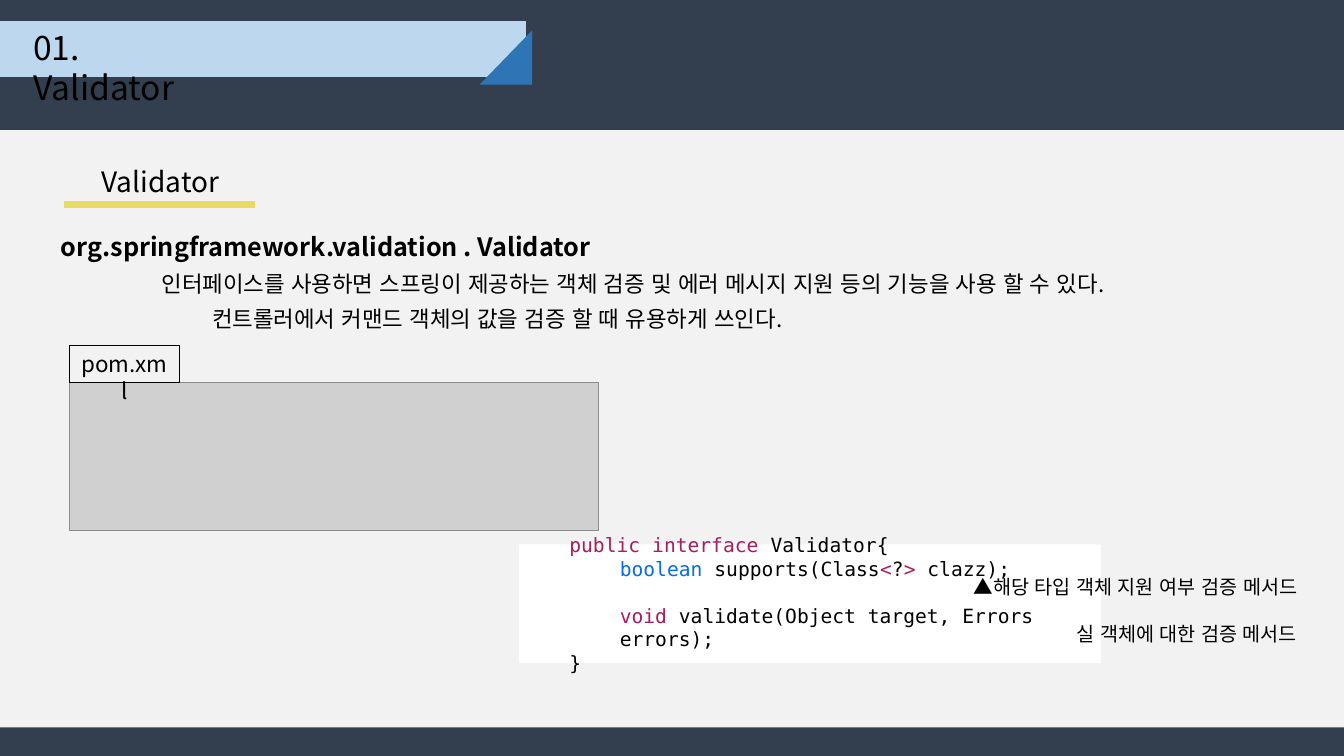
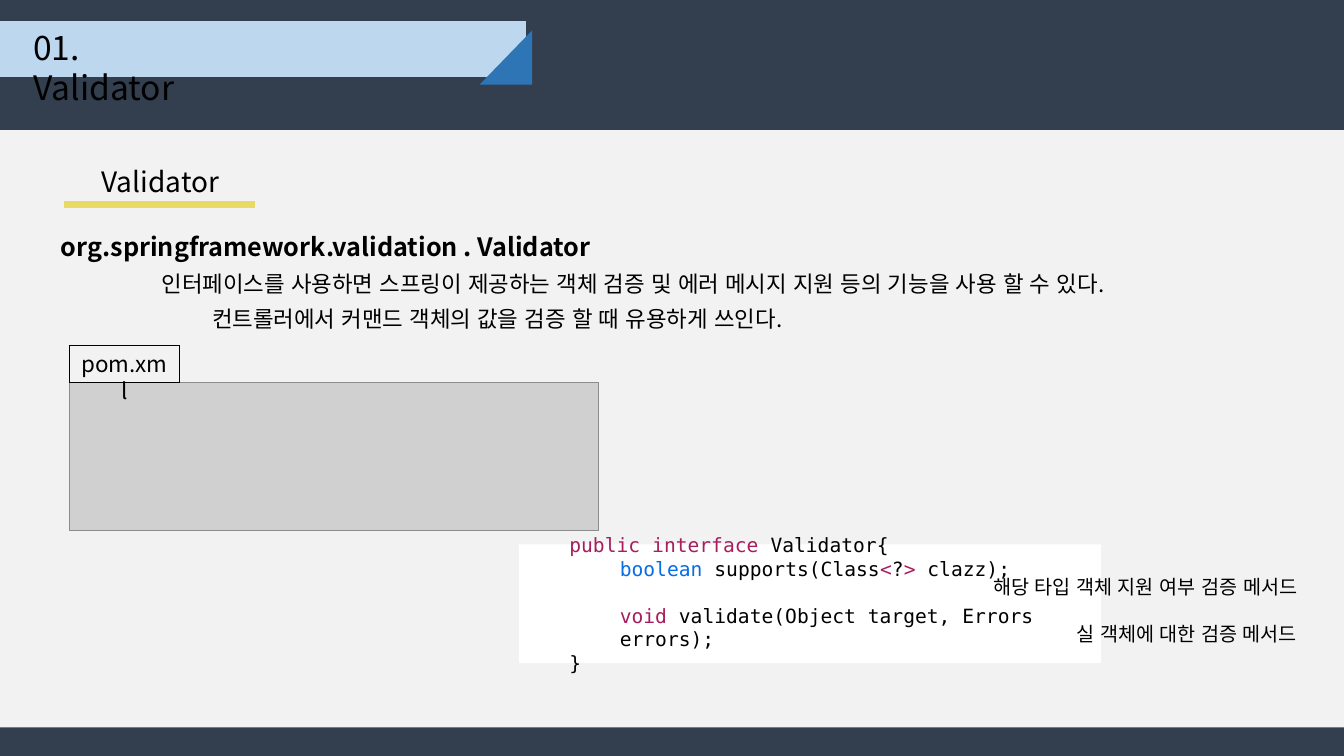
Before and after one commit to djyoon956/Family_C, a slide deck: slide 3 of 01.doc/Spring_Command&Error_4조.pptx. Drawn at 1344x756 pixels with LibreOffice and Linux fonts; fonts in the diff are those of the drawing; grey boxes stand for pictures. Boxes give left, top, right and bottom in pixels: in the first picture for what was removed or moved away, otherwise in the second. Text is boxed around its words. In the diff, an @@ line names an element or a change of style, - is before the commit and + after.

```diff
--- a/01.doc/Spring_Command&Error_4조.pptx
+++ b/01.doc/Spring_Command&Error_4조.pptx
@@ text at box(993, 573, 1297, 596): text changed @@
-▲해당 타입 객체 지원 여부 검증 메서드
+해당 타입 객체 지원 여부 검증 메서드
```
Also in this commit, not shown: 4 other slides changed, 3 slides added, 4 slides removed.
